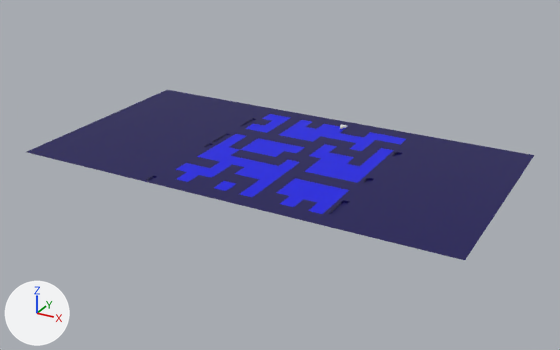
The Blender file assets/zax2.blend, before and after one commit.
One viewpoint serves both versions: a 50 mm camera at (87.9, -198.1, 79.1) aimed at (-8.5, -22.9, -8.4). Arrows for +X, +Y and +Z are at lower left; the lights stay in place.

The first picture shows 'floor1'.
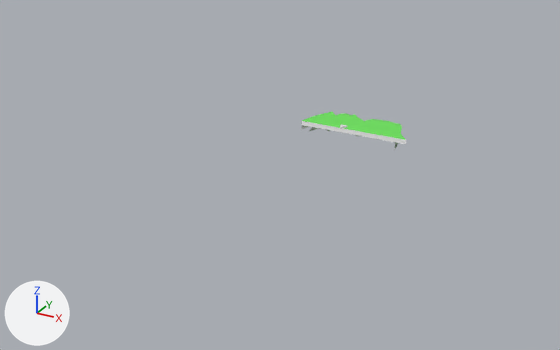
Location of each change, [x1, y1, x2, y2] in pixels of the pictures (560 x 350 px):
'floor1', hidden: before [27, 90, 534, 260]
'Cube', added (green): after [301, 112, 406, 150]
    faces in mat_material_001 (green #6be758): [302, 112, 406, 140]
    faces in mat_material_002 (white #e7e7e7): [301, 121, 406, 150]

Edits to the bpy script that builds the scene:
```text
Add mat_material_002:
    mat_material_002 = principled_material('Material.002')
    mat_material_002.base_color = (0.8, 0.8, 0.8)  # white #e7e7e7
Add mat_material_001:
    mat_material_001 = principled_material('Material.001')
    mat_material_001.base_color = (0.146, 0.8, 0.0977)  # green #6be758
Add me_cube_004:
    me_cube_004.from_pydata(...)  # 229 vertices, 252 faces; spans x -15.3..19.1, y -0.7..13.5, z -3.8..0.0
    # faces by material slot: [36, 216]
    me_cube_004.materials.append(mat_material_001)  # green #6be758
    me_cube_004.materials.append(mat_material_002)  # white #e7e7e7
Change ob_floor1:
    add ob_floor1.hide_set(True)
Add ob_cube:
    ob_cube = bpy.data.objects.new('Cube', me_cube_004)
    ob_cube.location = (-1.2, 5.7, -2.7)
```
